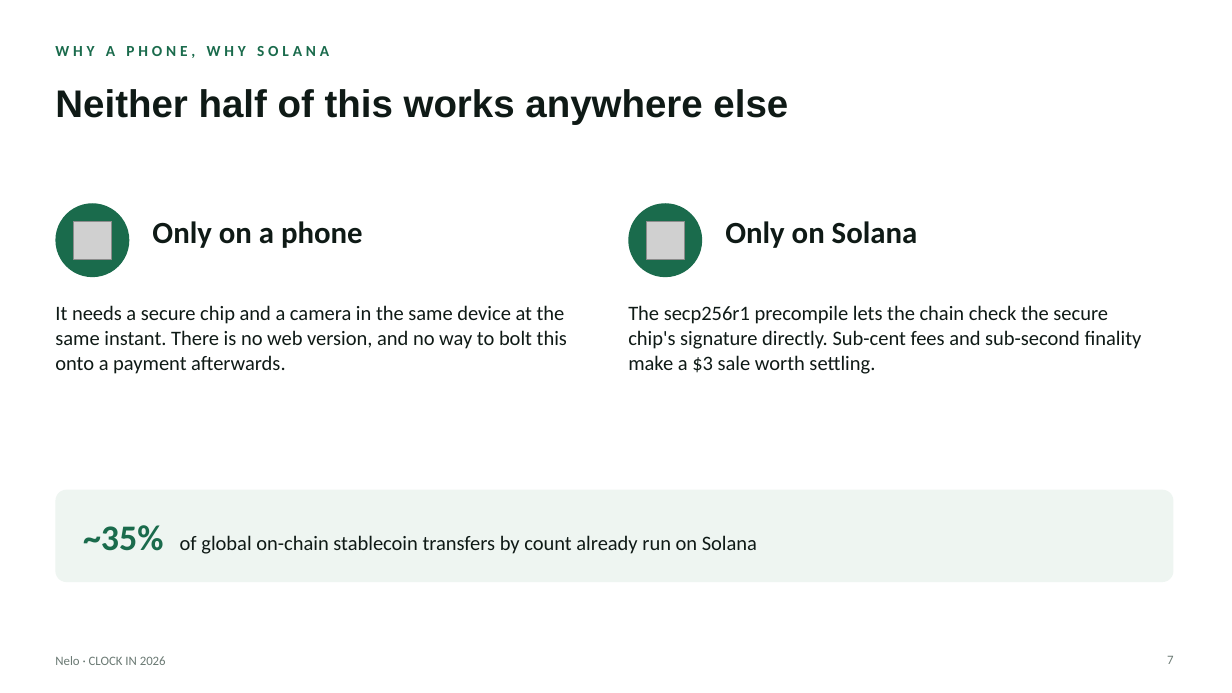
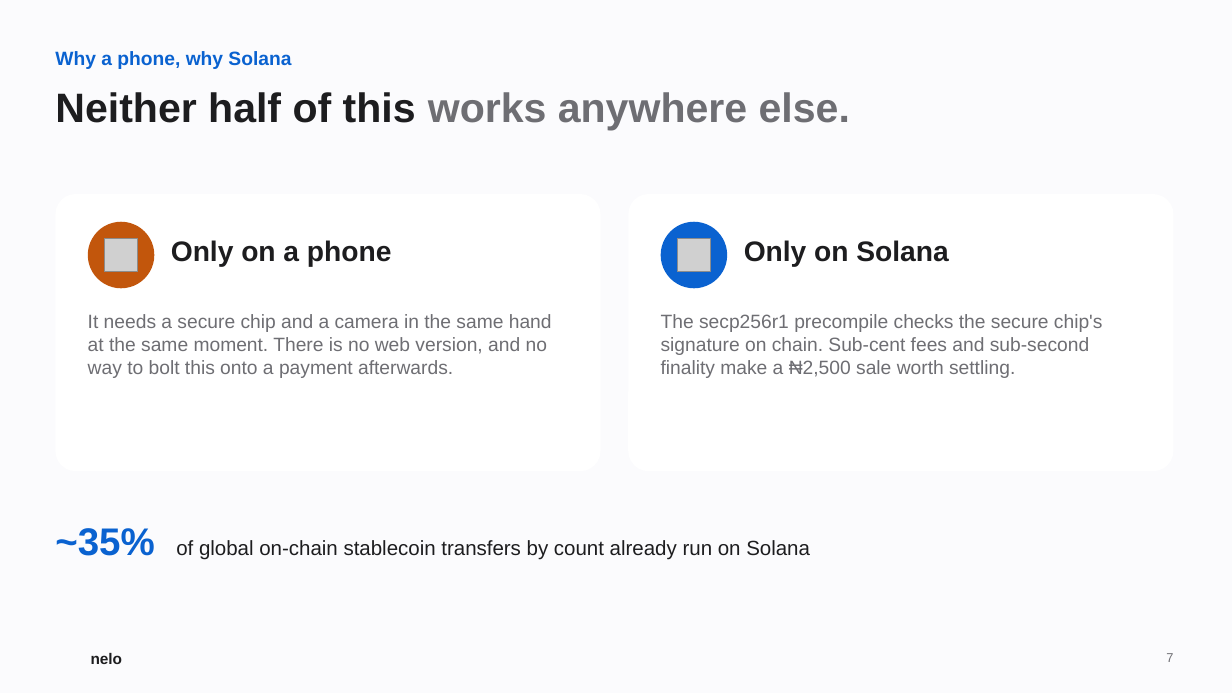
Before and after one commit to Udoka-AM/nelo, a slide deck: slide 7 of docs/deck/nelo-deck.pptx. Drawn at 1232x693 pixels with LibreOffice and Linux fonts; fonts in the diff are those of the drawing; grey boxes stand for pictures; background and template pictures are left out. Boxes give left, top, right and bottom in pixels: in the first picture for what was removed or moved away, otherwise in the second. Text is boxed around its words. In the diff, an @@ line names an element or a change of style, - is before the commit and + after.

Commit message:
Deck in the site's brand; 300 businesses in year one; nelo pay revenue and services
The deck now uses the landing site's look: black aurora for the title, the
nelo pay slide and the close, light cards elsewhere, blue for business and
orange for nelo pay, two-tone headlines, the gradient mark, and the real app
stills in phone frames. The title is 'Every business can now take payments on
Solana. Even when the network is down.'

Year one is 300 businesses (100 in the first 90 days). A new slide sets out
nelo pay's services from month six: cash out, savings with yield, bills,
stocks and real-world assets, and an agent payments API, each with its fee
and launch month. A three-year projection adds their revenue, and agent
volume, to the business fees. UseAzza joins paj.cash as a payout partner with
9+ more currencies, declared as integration next. The video script follows
the new deck.

```diff
--- a/docs/deck/nelo-deck.pptx
+++ b/docs/deck/nelo-deck.pptx
@@ background #FFFFFF to #FBFBFD @@
@@ text at (x1=55, y1=51, x2=291, y2=69): text changed; size 12 to 15 pt; font Calibri to Arial; text colour #1A6B4C to #0A62D0 @@
-WHY A PHONE, WHY SOLANA
+Why a phone, why Solana
@@ title at (x1=55, y1=92, x2=850, y2=130): text changed; size 30 to 32 pt; text colour #0F1A16 to #6E6E73 @@
-Neither half of this works anywhere else
+Neither half of this works anywhere else.
@@ rounded rectangle added at (x1=55, y1=194, x2=601, y2=471), fill #FFFFFF @@
@@ rounded rectangle added at (x1=628, y1=194, x2=1174, y2=471), fill #FFFFFF @@
@@ ellipse resized from (x1=55, y1=203, x2=129, y2=277) to (x1=88, y1=222, x2=154, y2=288) @@
@@ ellipse at (x1=88, y1=222, x2=154, y2=288): fill #1A6B4C to #C2560C @@
@@ picture resized from (x1=73, y1=221, x2=112, y2=260) to (x1=104, y1=238, x2=138, y2=272) @@
@@ text "Only on a phone" moved from (x1=152, y1=221, x2=363, y2=248) to (x1=171, y1=240, x2=391, y2=267) @@
@@ text "Only on a phone" at (x1=171, y1=240, x2=391, y2=267): size 24 to 22 pt, font Calibri to Arial, text colour #0F1A16 to #1D1D1F @@
@@ ellipse resized from (x1=628, y1=203, x2=702, y2=277) to (x1=661, y1=222, x2=727, y2=288) @@
@@ ellipse at (x1=661, y1=222, x2=727, y2=288): fill #1A6B4C to #0A62D0 @@
@@ picture resized from (x1=646, y1=221, x2=685, y2=260) to (x1=677, y1=238, x2=711, y2=272) @@
@@ text "Only on Solana" at (x1=744, y1=240, x2=948, y2=267): size 24 to 22 pt, font Calibri to Arial, text colour #0F1A16 to #1D1D1F @@
@@ text "Only on Solana" moved from (x1=725, y1=221, x2=918, y2=248) to (x1=744, y1=240, x2=948, y2=267) @@
@@ text at (x1=88, y1=314, x2=552, y2=378): text changed; size 16 to 15 pt; font Calibri to Arial; text colour #0F1A16 to #6E6E73 @@
-It needs a secure chip and a camera in the same device at the same instant. There is no web version, and no way to bolt this onto a payment afterwards.
+It needs a secure chip and a camera in the same hand at the same moment. There is no web version, and no way to bolt this onto a payment afterwards.
@@ text at (x1=661, y1=314, x2=1103, y2=378): text changed; size 16 to 15 pt; font Calibri to Arial; text colour #0F1A16 to #6E6E73 @@
-The secp256r1 precompile lets the chain check the secure chip's signature directly. Sub-cent fees and sub-second finality make a $3 sale worth settling.
+The secp256r1 precompile checks the secure chip's signature on chain. Sub-cent fees and sub-second finality make a ₦2,500 sale worth settling.
@@ text "~35% of global on-chain stablecoin ..." moved from (x1=83, y1=525, x2=757, y2=554) to (x1=55, y1=528, x2=810, y2=560) @@
@@ text "~35% of global on-chain stablecoin ..." at (x1=55, y1=528, x2=810, y2=560): size 28 to 30 pt, text colour #1A6B4C to #0A62D0 in "~35%"; font Calibri to Arial, text colour #0F1A16 to #1D1D1F @@
@@ rounded rectangle removed at (x1=55, y1=490, x2=1174, y2=582) @@
@@ text removed at (x1=55, y1=656, x2=166, y2=665) @@
-Nelo · CLOCK IN 2026
@@ text added at (x1=91, y1=653, x2=123, y2=664), 12 pt, text #1D1D1F, bold @@
+nelo
@@ page number at (x1=1166, y1=653, x2=1173, y2=662): font Calibri to Arial, text colour #6B7A74 to #6E6E73 @@
```
Also in this commit, not shown: 11 other slides changed, 5 slides added, 3 slides removed, 1 other file.
